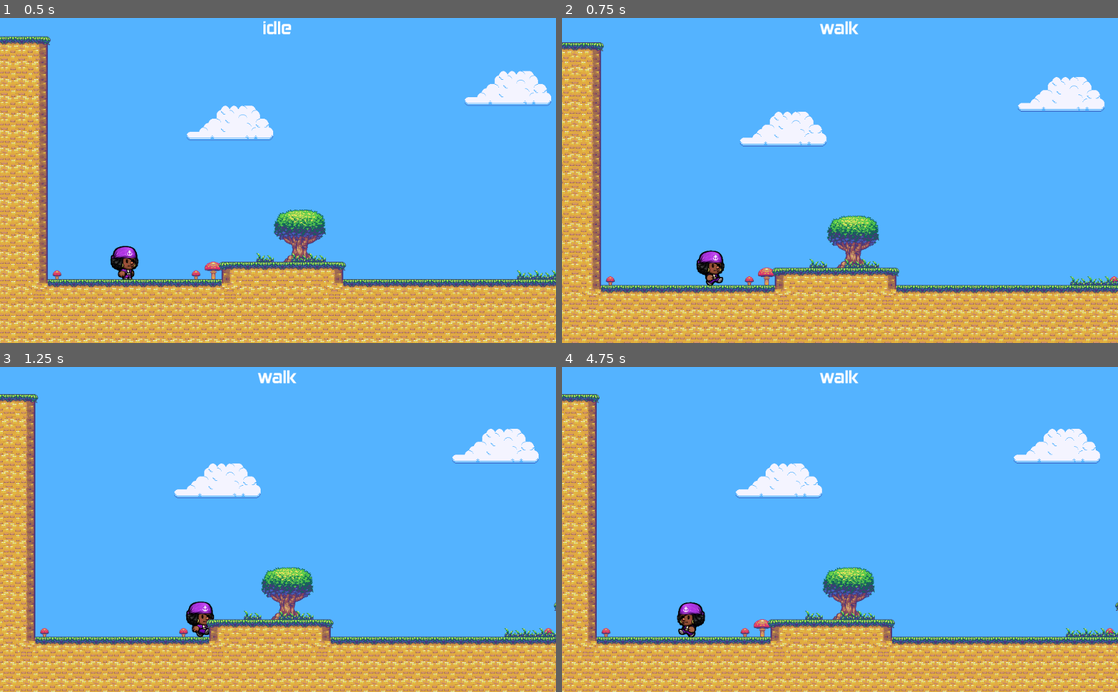
Above: before the commit, frames 1-4 (two rows, left to right).
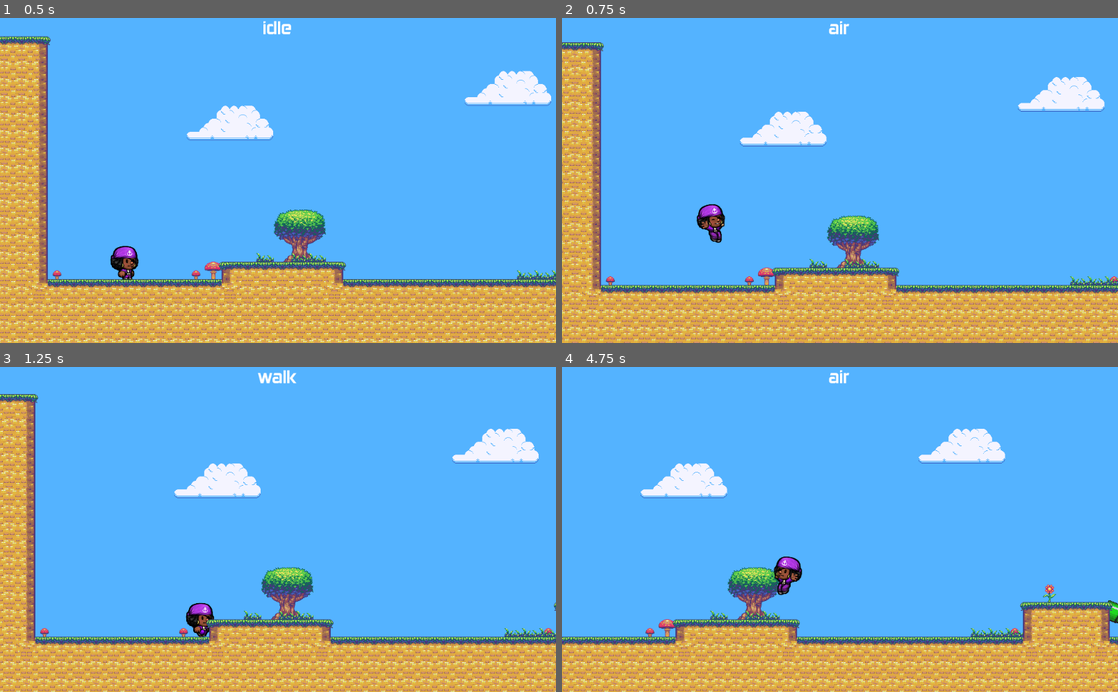
Above: after the commit, the same moments.

Repository: FlavioFS/godot-platformer-state-machine
Game: Godot game, scene res://Scenes/World/World.tscn
The game is run twice, just before and just after one commit, with the same random seed, the same clock (stepped at 60 frames per second) and the same inputs. The engine's default icon, where the game draws it, is replaced by a stand-in: a white triangle on a blue panel in a dark square.
Inputs:
- Up to frame 1 (0.5 s): no input
- Up to frame 2 (0.75 s): tap Enter (ui_accept) at 0.5 s; hold Right (ui_right) from 0.53 s (still down)
- Up to frame 3 (1.25 s): keep holding Right (ui_right); tap Enter (ui_accept) at 0.77 s
- Up to frame 4 (4.75 s): tap Enter (ui_accept) at 1.52, 3.02, 3.77, 4.52 s; release Right (ui_right) at 2.03 s; hold Left (ui_left) 2.03-2.78 s; hold Right (ui_right) 2.78-4.28 s; hold Left (ui_left) from 4.28 s (still down)

Frame 1 is identical in both runs. In frame 2, 1.0% of the frame differs, in the area x 24-54%, y 0-83%; in frame 3, 0.2%; in frame 4, 26%, in the area x 0-100%, y 0-100%.

Commit message:
Class names

Diff:
--- a/godot/Scenes/Player/BasePlayerState.gd
+++ b/godot/Scenes/Player/BasePlayerState.gd
@@ -1,4 +1,5 @@
 extends Node2D
+class_name BasePlayerState
 
 export var tag : String = ""
 
@@ -9,13 +10,13 @@
 #################################################
 # Player State Base
 #################################################
-func enter(player:KinematicBody2D):
+func enter(player: KinematicBody2D):
 	player.play(tag)
 
-func run(player:KinematicBody2D):
+func run(player: KinematicBody2D):
 	return null
 
-func exit(player:KinematicBody2D):
+func exit(player: KinematicBody2D):
 	if player and player.anim:
 		player.anim.clear_queue()
 #################################################
--- a/godot/Scenes/Player/Player.gd
+++ b/godot/Scenes/Player/Player.gd
@@ -1,8 +1,8 @@
 extends KinematicBody2D
-
+class_name Player
 signal hud
 
-export var gravity : float = 4000
+export var gravity : float = 60
 
 var horizontal : int = 0
 var vertical : int = 0
@@ -24,7 +24,7 @@
 onready var platform_timer : Timer = $Timers/PlatformTimer
 onready var sprite : Sprite = $Sprite
 onready var anim : AnimationPlayer = $Sprite/AnimationPlayer
-onready var state_machine = $PlayerStates
+onready var state_machine: PlayerFSM = $PlayerStates
 onready var tween : Tween = $Tween
 onready var waves : Particles2D = $Waves
 
--- a/godot/Scenes/Player/Player.tscn
+++ b/godot/Scenes/Player/Player.tscn
@@ -15,7 +15,6 @@
 [ext_resource path="res://Animations/walk.tres" type="Animation" id=13]
 
 [sub_resource type="Animation" id=1]
-
 resource_name = "air"
 length = 0.1
 loop = true
@@ -33,7 +32,6 @@
 }
 
 [sub_resource type="Animation" id=2]
-
 length = 0.8
 tracks/0/type = "value"
 tracks/0/path = NodePath(".:frame")
@@ -49,7 +47,6 @@
 }
 
 [sub_resource type="Animation" id=3]
-
 length = 1.8
 loop = true
 step = 0.05
@@ -67,11 +64,9 @@
 }
 
 [sub_resource type="RectangleShape2D" id=4]
-
 extents = Vector2( 11.28, 29.7102 )
 
 [sub_resource type="CapsuleShape2D" id=5]
-
 radius = 16.7305
 height = 12.3406
 
@@ -82,7 +77,6 @@
 __meta__ = {
 "_edit_lock_": true
 }
-gravity = 60.0
 
 [node name="Timers" type="Node2D" parent="."]
 editor/display_folded = true
@@ -127,16 +121,15 @@
 [node name="Walk" type="Node2D" parent="PlayerStates"]
 script = ExtResource( 8 )
 tag = "walk"
-walk_speed = 300.0
 
 [node name="Waves" parent="." instance=ExtResource( 9 )]
 position = Vector2( 0, 15 )
 z_index = 0
 amount = 20
+preprocess = 1.0
 explosiveness = 0.0
 
 [node name="Sprite" type="Sprite" parent="."]
-editor/display_folded = true
 texture = ExtResource( 10 )
 vframes = 12
 hframes = 12
--- a/godot/Scenes/Player/PlayerFSM.gd
+++ b/godot/Scenes/Player/PlayerFSM.gd
@@ -1,7 +1,8 @@
 extends Node2D
+class_name PlayerFSM
 
 var states : Dictionary = {}
-var active_state
+var active_state: BasePlayerState
 var player : KinematicBody2D
 
 func generate_state_dictionary():
@@ -9,7 +10,7 @@
 		if state.tag:
 			states[state.tag] = state
 
-func init(player:KinematicBody2D):
+func init(player: KinematicBody2D):
 	self.player = player
 	generate_state_dictionary()
 	active_state = states.idle
--- a/godot/Scenes/Player/StateAir.gd
+++ b/godot/Scenes/Player/StateAir.gd
@@ -1,9 +1,8 @@
-extends "res://Scenes/Player/BasePlayerState.gd"
+extends BasePlayerState
 
 export var midair_speed : float = 300
-var velocity : Vector2 = Vector2.ZERO
 
-func enter(player):
+func enter(player: KinematicBody2D):
 	if player.anim.current_animation == "jump":
 		yield (player.anim, "animation_finished")
 		if player.state_machine.active_state.tag == tag:
@@ -11,7 +10,7 @@
 	else:
 		.enter(player) # Base class
 
-func run(player:KinematicBody2D):
+func run(player: KinematicBody2D):
 	player.vx = player.horizontal * midair_speed
 	player.apply_gravity(player.gravity)
 	player.move()
--- a/godot/Scenes/Player/StateIdle.gd
+++ b/godot/Scenes/Player/StateIdle.gd
@@ -1,6 +1,6 @@
-extends "res://Scenes/Player/BasePlayerState.gd"
+extends BasePlayerState
 
-func run(player:KinematicBody2D):
+func run(player: KinematicBody2D):
 	if player.vy > 0:
 		player.vy = 0
 	if player.ladder_area and (\
--- a/godot/Scenes/Player/StateJump.gd
+++ b/godot/Scenes/Player/StateJump.gd
@@ -1,8 +1,8 @@
-extends "res://Scenes/Player/BasePlayerState.gd"
+extends BasePlayerState
 
 export var jump_speed : float = 650
 
-func run(player:KinematicBody2D):
+func run(player: KinematicBody2D):
 	player.vy = -jump_speed
 	player.move()
 	if player.underwater:
--- a/godot/Scenes/Player/StateLadder.gd
+++ b/godot/Scenes/Player/StateLadder.gd
@@ -1,14 +1,14 @@
-extends "res://Scenes/Player/BasePlayerState.gd"
+extends BasePlayerState
 
 export var climb_speed : float = 200
 
-func enter(player:KinematicBody2D):
+func enter(player: KinematicBody2D):
 	player.tween_to_ladder()
 	.enter(player)
 	player.anim.playback_active = false
 	player.collision_layer = 1
 
-func run(player:KinematicBody2D):
+func run(player: KinematicBody2D):
 	player.vx = 0
 	if player.underwater:
 		player.vy = player.vertical * climb_speed / 2
@@ -24,7 +24,7 @@
 		return "air"
 	return null
 
-func exit(player:KinematicBody2D):
+func exit(player: KinematicBody2D):
 	.exit(player)
 	player.anim.playback_active = true
 	player.collision_layer = 1 | 2
--- a/godot/Scenes/Player/StateSwim.gd
+++ b/godot/Scenes/Player/StateSwim.gd
@@ -1,16 +1,16 @@
-extends "res://Scenes/Player/BasePlayerState.gd"
+extends BasePlayerState
 
 export var swim_speed : float = 100
 export var gravity : float = 10
 export var anim_speed : float = 1.5
 var original_anim_speed : float
 
-func enter(player:KinematicBody2D):
+func enter(player: KinematicBody2D):
 	player.velocity *= 0.5
 	original_anim_speed = player.anim.playback_speed
 	player.anim.playback_speed = anim_speed
 
-func run(player:KinematicBody2D):
+func run(player: KinematicBody2D):
 	if player.ladder_area and player.vertical < 0:
 		return "ladder"
 	player.vx = player.horizontal * swim_speed
@@ -35,6 +35,6 @@
 	player.move()
 	return "air"
 
-func exit(player:KinematicBody2D):
+func exit(player: KinematicBody2D):
 	player.anim.playback_speed = original_anim_speed
 	player.waves.emitting = false
--- a/godot/Scenes/Player/StateWalk.gd
+++ b/godot/Scenes/Player/StateWalk.gd
@@ -1,8 +1,8 @@
-extends "res://Scenes/Player/BasePlayerState.gd"
+extends BasePlayerState
 
 export var walk_speed : float = 300
 
-func run(player:KinematicBody2D):
+func run(player: KinematicBody2D):
 	if player.vertical > 0:
 		player.collision_layer = 1
 		player.platform_timer.start()
--- a/godot/Scenes/World/World.tscn
+++ b/godot/Scenes/World/World.tscn
@@ -10,7 +10,6 @@
 
 [node name="Player" parent="." instance=ExtResource( 2 )]
 position = Vector2( 208, 416 )
-gravity = 4000
 
 [node name="Camera2D" type="Camera2D" parent="Player"]
 position = Vector2( 50, 0 )
--- a/godot/project.godot
+++ b/godot/project.godot
@@ -8,9 +8,26 @@
 
 config_version=4
 
-_global_script_classes=[  ]
+_global_script_classes=[ {
+"base": "Node2D",
+"class": "BasePlayerState",
+"language": "GDScript",
+"path": "res://Scenes/Player/BasePlayerState.gd"
+}, {
+"base": "KinematicBody2D",
+"class": "Player",
+"language": "GDScript",
+"path": "res://Scenes/Player/Player.gd"
+}, {
+"base": "Node2D",
+"class": "PlayerFSM",
+"language": "GDScript",
+"path": "res://Scenes/Player/PlayerFSM.gd"
+} ]
 _global_script_class_icons={
-
+"BasePlayerState": "",
+"Player": "",
+"PlayerFSM": ""
 }
 
 [application]
